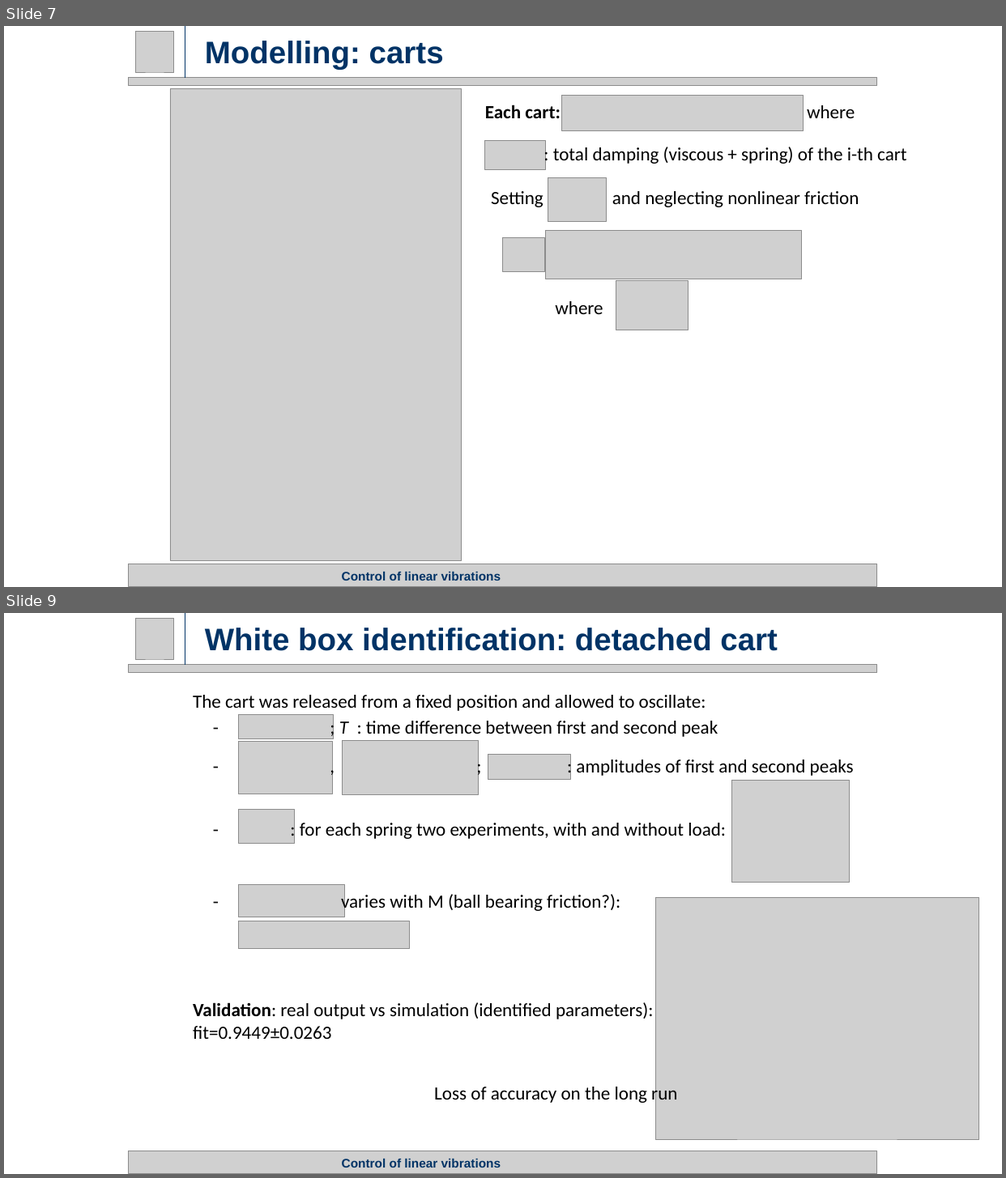
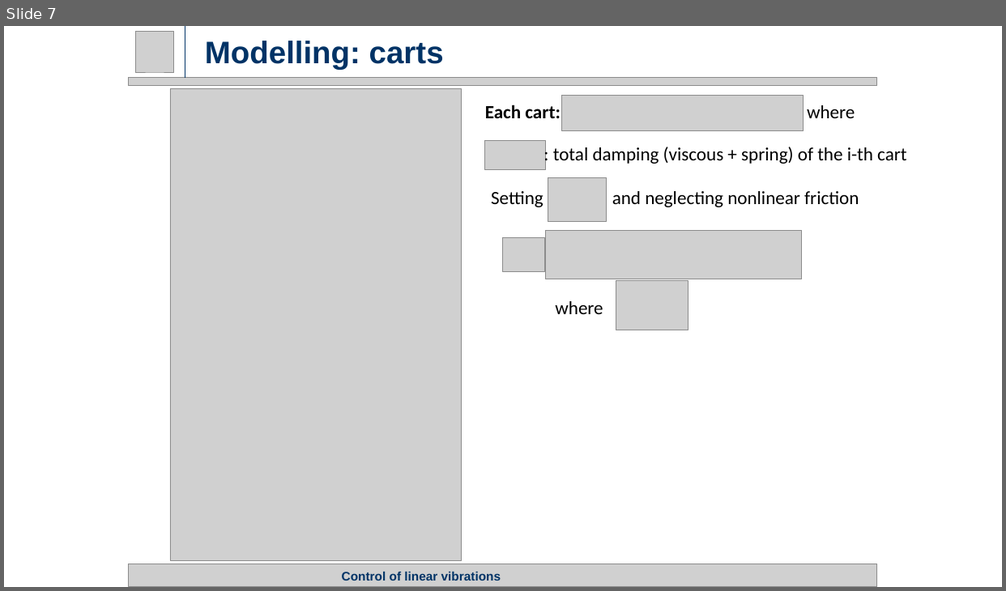
Before and after one commit to rssalessio/Control-Linear-Vibrations, a slide deck: finalPresentation/Part 1/Part1.pptx. Shown one above the other, each under a label of ours: slides 7 and 9 before the commit, slide 7 after it; the slides between them are not shown. The pictures are 1006x1178 and 1006x591 pixels, drawn with LibreOffice and Linux fonts; fonts in the diff are those of the drawing; grey boxes stand for pictures. Boxes give left, top, right and bottom in pixels: in the first picture for what was removed or moved away, otherwise in the second. Text is boxed around its words. In the diff, an @@ line names an element or a change of style, - is before the commit and + after.

```diff
--- a/finalPresentation/Part 1/Part1.pptx
+++ b/finalPresentation/Part 1/Part1.pptx
@@ slide 9 removed at <box>4,613,1002,1174</box>, background #FFFFFF @@
@@ picture removed at <box>136,618,174,659</box> @@
@@ line removed from (185, 665) to (185, 613) @@
@@ title removed at <box>205,628,778,651</box> @@
-White box identification: detached cart
@@ picture removed at <box>129,665,878,673</box> @@
@@ text removed at <box>193,695,706,711</box> @@
-The cart was released from a fixed position and allowed to oscillate:
@@ picture removed at <box>239,714,334,739</box> @@
@@ text removed at <box>339,721,718,737</box> @@
-- ; T : time difference between first and second peak
@@ picture removed at <box>239,742,333,794</box> @@
@@ picture removed at <box>343,740,479,795</box> @@
@@ picture removed at <box>488,755,571,780</box> @@
@@ text removed at <box>576,760,854,776</box> @@
-- , ; : amplitudes of first and second peaks
@@ picture removed at <box>731,780,849,882</box> @@
@@ picture removed at <box>239,810,295,845</box> @@
@@ text removed at <box>300,823,726,839</box> @@
-- : for each spring two experiments, with and without load:
@@ picture removed at <box>239,884,345,917</box> @@
@@ text removed at <box>341,892,620,914</box> @@
-- varies with M (ball bearing friction?):
@@ picture removed at <box>656,897,979,1140</box> @@
@@ picture removed at <box>239,922,410,949</box> @@
@@ text removed at <box>193,1003,653,1039</box> @@
-Validation: real output vs simulation (identified parameters):
-fit=0.9449±0.0263
@@ text removed at <box>434,1084,677,1105</box> @@
-Loss of accuracy on the long run
@@ picture removed at <box>129,1152,878,1174</box> @@
@@ title removed at <box>342,1159,501,1168</box> @@
-Control of linear vibrations
```
Also in this commit, not shown: 2 slides changed, 2 slides added, 2 other slides removed.
